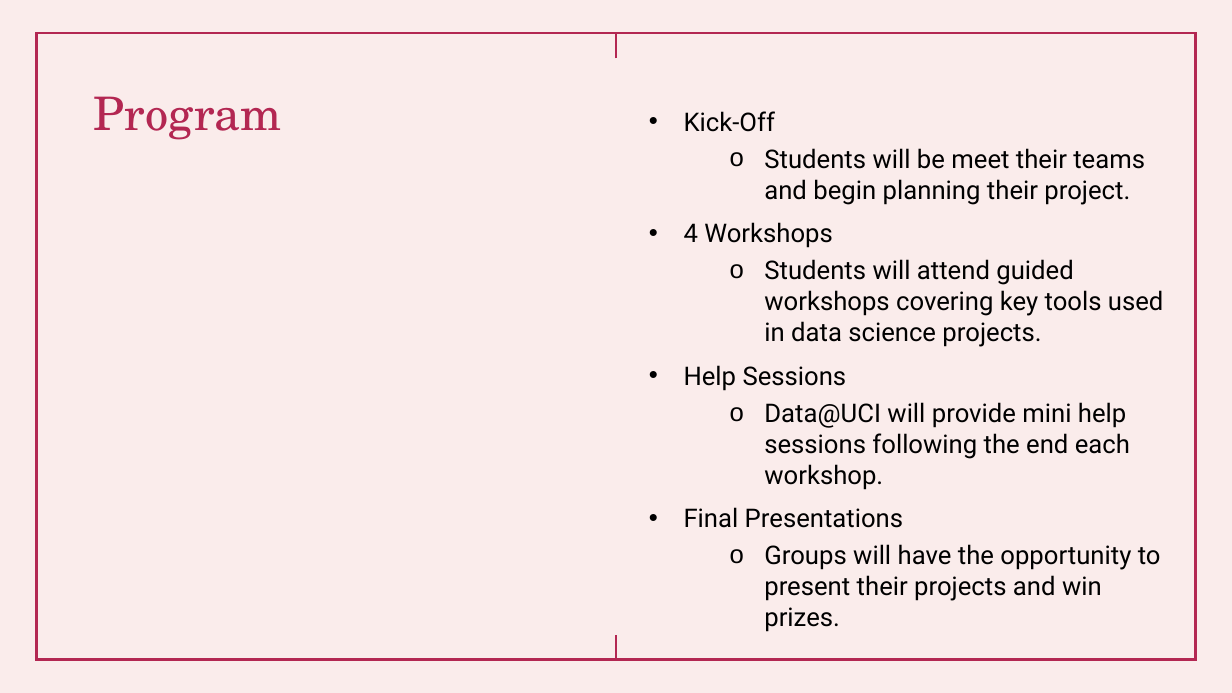
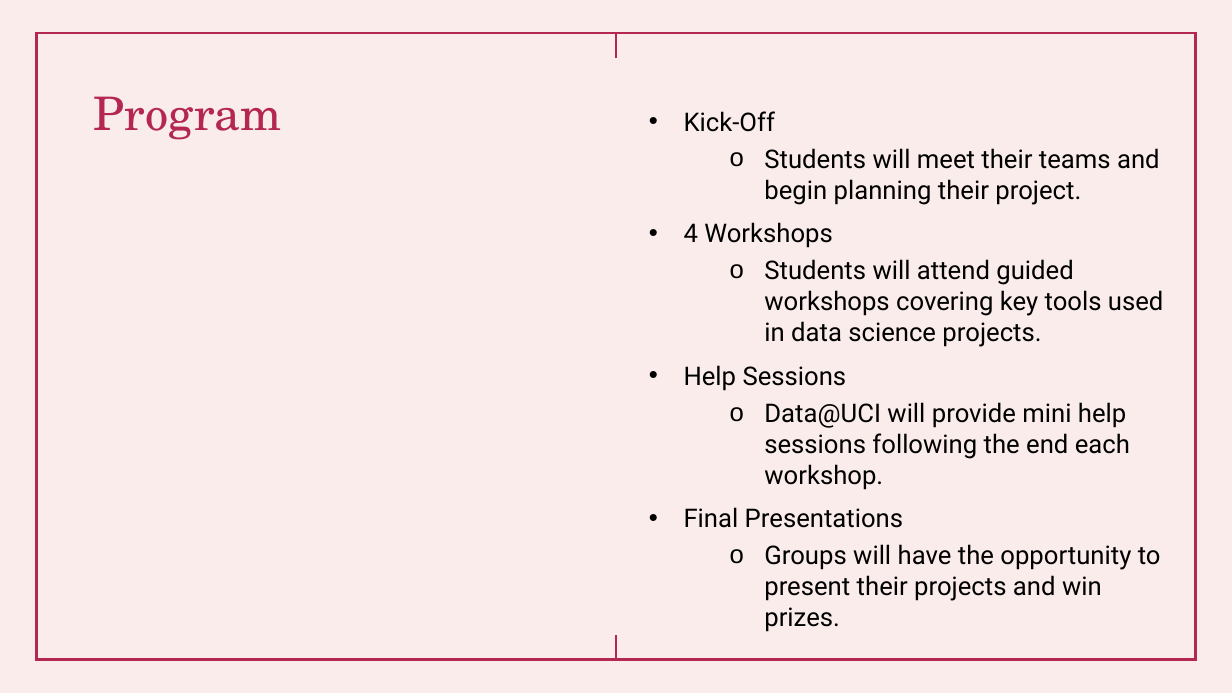
Before and after one commit to shawna-tuli-silicon-valley/uci-ics-bi-and-data-science, a slide deck: slide 30 of presentations/BI Analysis Week 5.pptx. Drawn at 1232x693 pixels with LibreOffice and Linux fonts; fonts in the diff are those of the drawing. Boxes give left, top, right and bottom in pixels: in the first picture for what was removed or moved away, otherwise in the second. Text is boxed around its words. In the diff, an @@ line names an element or a change of style, - is before the commit and + after.

```diff
--- a/presentations/BI Analysis Week 5.pptx
+++ b/presentations/BI Analysis Week 5.pptx
@@ text at [764, 148, 1160, 205]: text changed @@
-  o Students will be meet their teams and begin planning their project.
+  o Students will meet their teams and begin planning their project.
```
